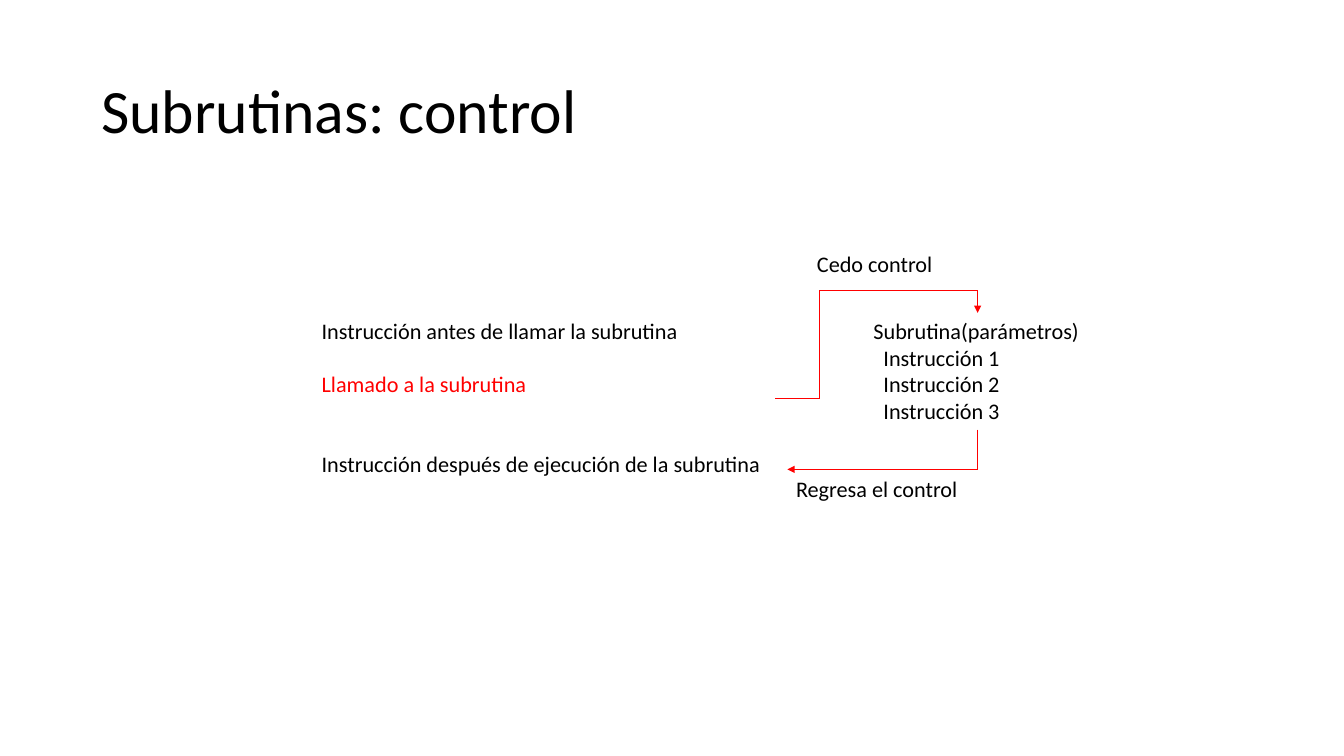
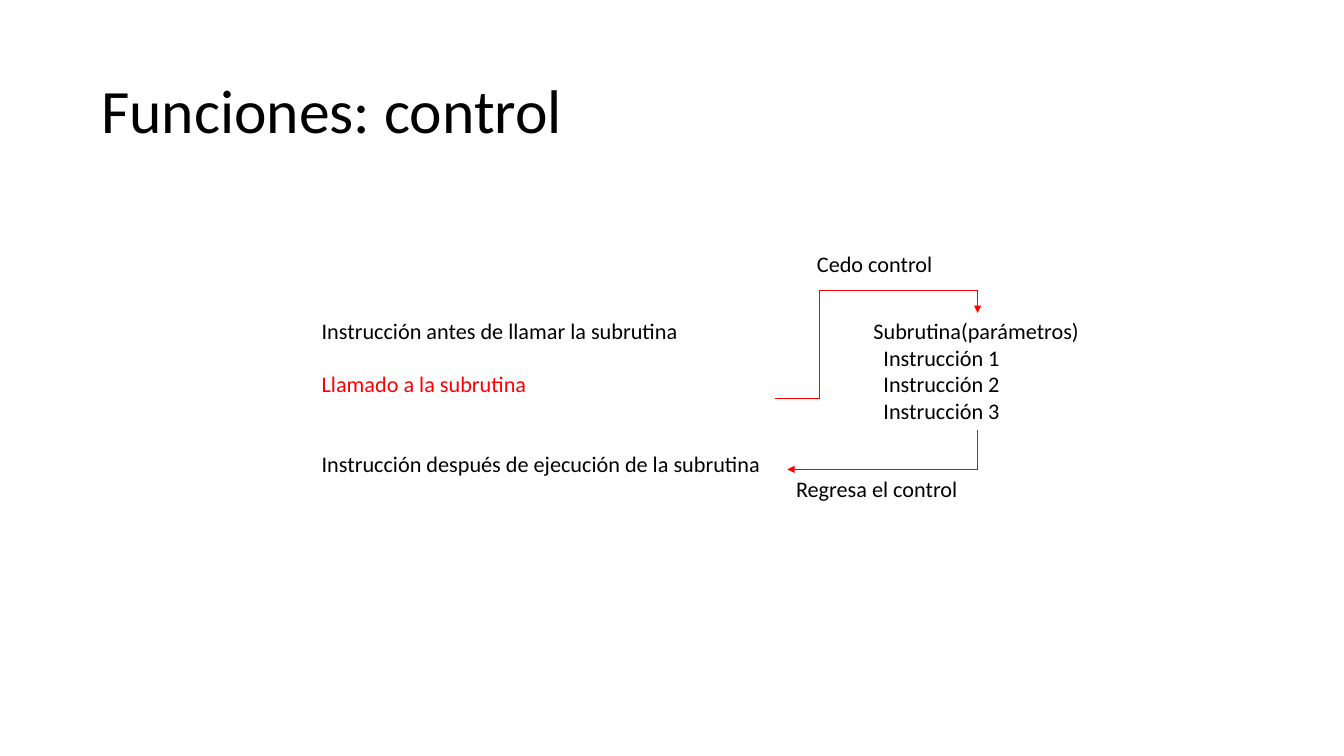
Before and after one commit to CesarLopez-Profe/Logica-de-programacion, a slide deck: slide 9 of Slides/2_Funciones.pptx (slide 4 before the commit). Drawn at 1344x756 pixels with LibreOffice and Linux fonts; fonts in the diff are those of the drawing; background and template pictures are left out. Boxes give left, top, right and bottom in pixels: in the first picture for what was removed or moved away, otherwise in the second. Text is boxed around its words. In the diff, an @@ line names an element or a change of style, - is before the commit and + after.

Commit message:
Cambios en el main y slide funciones

```diff
--- a/Slides/2_Funciones.pptx
+++ b/Slides/2_Funciones.pptx
@@ title at [101,90,561,134]: text changed @@
-Subrutinas: control
+Funciones: control
```
Also in this commit, not shown: 3 other slides changed, 5 slides added, 1 slide removed, 1 other file.
